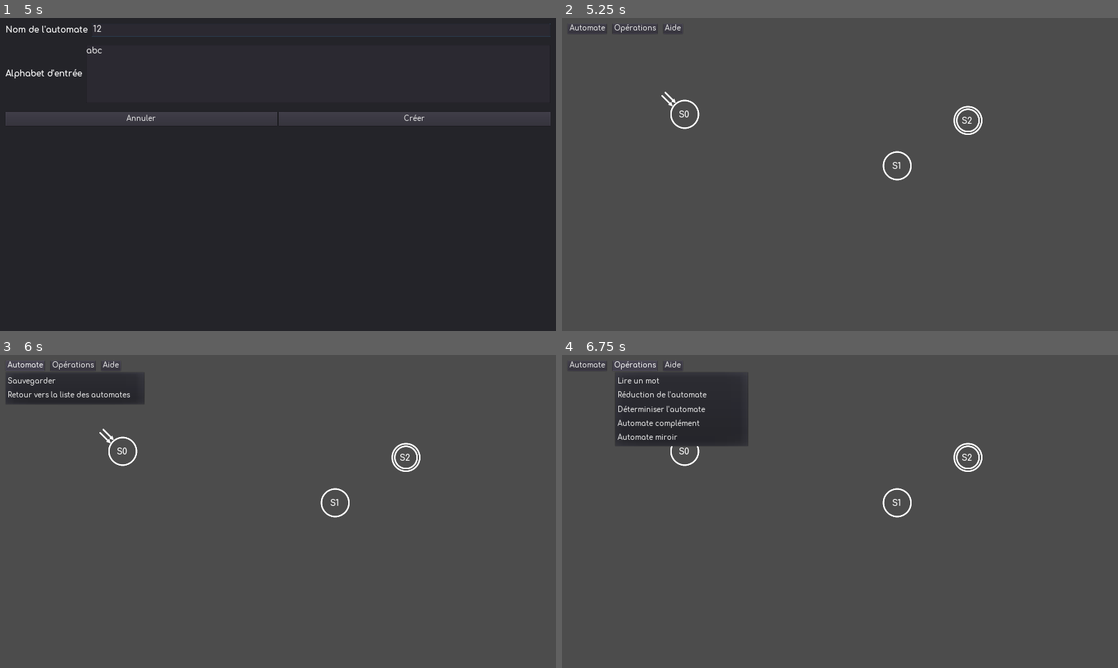
Above: before the commit, frames 1-4 (two rows, left to right).
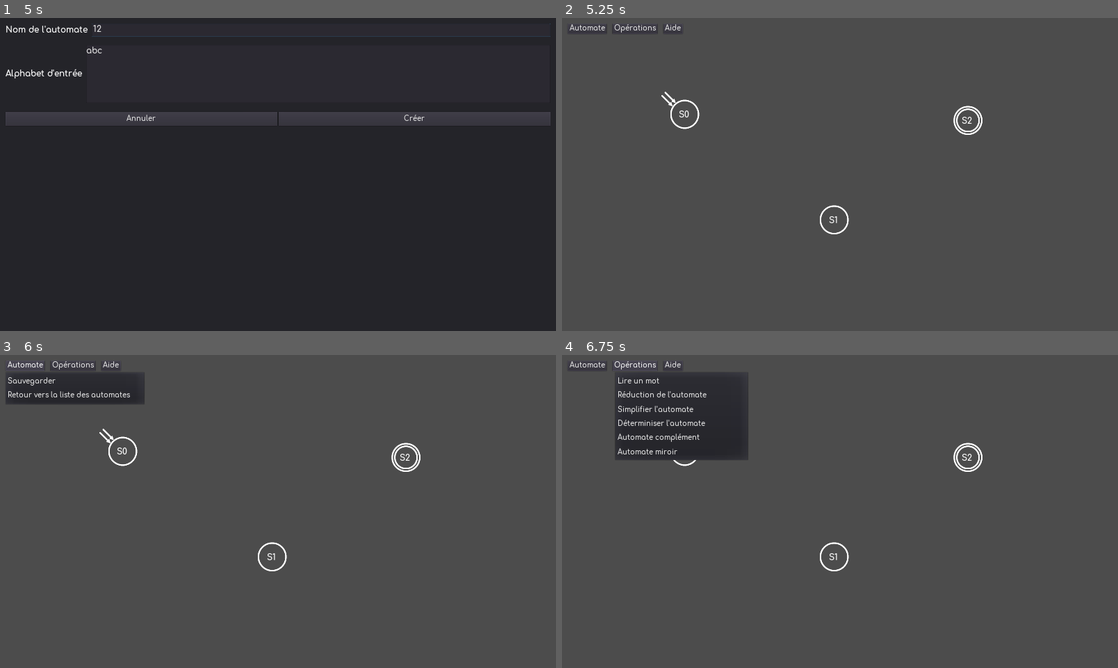
Above: after the commit, the same moments.

Repository: RedaMorsli/Automates
Game: Godot game, scene res://src/activities/MainMenu.tscn
The game is run twice, just before and just after one commit, with the same random seed, the same clock (stepped at 60 frames per second) and the same inputs.
Inputs (mouse positions are in pixels of both pictures, inside the frame that each line leads up to):
- Up to frame 1 (5 s): click (544, 33) at 0.5 s; click (322, 30) at 1.27 s; type "12" at 1.35 s; click "Nom de l'automate'" at 2 s; click "Editer" at 2.75 s; click "Annuler" at 3.5 s; click (544, 33) at 4.25 s
- Up to frame 2 (5.25 s): click "Créer" at 5 s
- Up to frame 3 (6 s): click "Automate" at 5.75 s
- Up to frame 4 (6.75 s): click "Opérations" at 6.5 s

Frame 1 is identical in both runs. In frame 2, 0.2% of the frame differs, in the area x 46-63%, y 42-70%; in frame 3, 0.2%; in frame 4, 1.6%, in the area x 9-63%, y 16-70%.

Commit message:
Added simplify function

Diff:
--- a/src/activities/EditActivitye.gd
+++ b/src/activities/EditActivitye.gd
@@ -1,5 +1,7 @@
 extends Node
 
+var Etat = preload("res://src/entities/Etat.tscn")
+var Instruction = preload("res://src/entities/Instruction.tscn")
 var rejected = []
 
 func _ready():
@@ -13,6 +15,48 @@
 
 func is_coaccessible(etat):
 	return _is_etat_coaccessible(etat, etat)
+
+func smiplifier():
+	var instructions = $Automate/Instructions.get_children()
+	for ins in instructions:
+		if decomposer(ins):
+			ins.queue_free()
+
+func decomposer(instrcution):
+	var delete_ins = true
+	for word in instrcution.mot_lu:
+		if word.length() > 1:
+			var new_etats = []
+			var new_ins = []
+			for i in range(word.length()):
+				var c = word[i]
+				var inc = Instruction.instance()
+				inc.mot_lu = c
+				if i == 0:
+					inc.etat_debut = instrcution.etat_debut
+				if i == (word.length() - 1):
+					inc.etat_fin = instrcution.etat_fin
+				new_ins.append(inc)
+			for i in range(word.length() - 1):
+				var etat = Etat.instance()
+				etat.nom = word[i] + word[i+1]
+				new_etats.append(etat)
+			var i = 0
+			for ins in new_ins:
+				if ins.etat_debut == null:
+					ins.etat_debut = new_etats[i]
+					if ins.etat_fin == null:
+						ins.etat_fin = new_etats[i+1]
+				else:
+					ins.etat_fin = new_etats[i]
+			#debug
+			for etat in new_etats:
+				print(etat.nom)
+			for ins in new_ins:
+				print(ins.etat_debut, ins.mot_lu, ins.etat_fin)
+		else:
+			delete_ins = false
+	pass
 
 func _is_etat_accessible(etat_initial, etat):
 	if etat.initial:
@@ -107,3 +151,5 @@
 					var child = $GUI/ReductionDialog/MarginContainer/Tree.create_item(etats_non_coacc)
 					child.set_text(0, etat.nom)
 			$GUI/ReductionDialog.popup_centered_ratio(0.4)
+		2:#simplifier
+			smiplifier()
--- a/src/activities/EditAutomate.gd
+++ b/src/activities/EditAutomate.gd
@@ -1,4 +1,7 @@
 extends Node2D
+
+export var is_camera_control_enabeled : bool
+var start_drag_position
 
 var Etat = preload("res://src/entities/Etat.tscn")
 var Instruction = preload("res://src/entities/Instruction.tscn")
@@ -18,7 +21,25 @@
 		last_right_click_position = get_global_mouse_position()
 		$Popups/PopupMenuVoid.rect_position = get_global_mouse_position()
 		$Popups/PopupMenuVoid.popup()
+	#if Input.is_action_just_pressed("ui_middle_mouse"):
+		#start_drag_position = get_global_mouse_position()
+	#if Input.is_action_pressed("ui_middle_mouse"):
+		#$Etats.position -= (start_drag_position - get_global_mouse_position())
+		#$Instructions.position -= start_drag_position - get_global_mouse_position()
 
+func _inputt(event):
+	if event is InputEventMouseButton:
+		if event.is_pressed():
+			# zoom in
+			if event.button_index == BUTTON_WHEEL_UP:
+				if ($Etats.scale.x <= 3) and is_camera_control_enabeled:
+					$Etats.scale += Vector2(0.1, 0.1)
+					$Instructions.scale += Vector2(0.1, 0.1)
+			# zoom out
+			if event.button_index == BUTTON_WHEEL_DOWN:
+				if ($Etats.scale.x >= 0.5) and is_camera_control_enabeled:
+					$Etats.scale -= Vector2(0.1, 0.1)
+					$Instructions.scale -= Vector2(0.1, 0.1)
 
 func _on_Etat_right_click_etat(etat):
 	etat_popup_opened = true
@@ -107,7 +128,6 @@
 func _on_right_click_instruction(instruction):
 	etat_popup_opened = true
 	last_instruction_clicked = instruction
-	print(last_instruction_clicked.etat_debut.nom, last_instruction_clicked.etat_fin.nom)
 	$Popups/PopupMenuInstruction.rect_position = get_global_mouse_position()
 	$Popups/PopupMenuInstruction.popup()
 
--- a/src/activities/EditAutomate.tscn
+++ b/src/activities/EditAutomate.tscn
@@ -16,6 +16,7 @@
 
 [node name="Automate" type="Node2D" parent="."]
 script = ExtResource( 4 )
+is_camera_control_enabeled = true
 
 [node name="Instructions" type="Node2D" parent="Automate"]
 
@@ -27,7 +28,7 @@
 initial = true
 
 [node name="Etat2" parent="Automate/Etats" instance=ExtResource( 1 )]
-position = Vector2( 1157.52, 509.994 )
+position = Vector2( 939.879, 696.543 )
 nom = "S1"
 
 [node name="Etat3" parent="Automate/Etats" instance=ExtResource( 1 )]
@@ -308,7 +309,7 @@
 custom_fonts/font = ExtResource( 5 )
 custom_constants/vseparation = 20
 custom_constants/hseparation = 20
-items = [ "Lire un mot", null, 0, false, false, 0, 0, null, "", false, "Réduction de l'automate", null, 0, false, false, 1, 0, null, "", false, "Déterminiser l'automate", null, 0, false, false, 2, 0, null, "", false, "Automate complément", null, 0, false, false, 3, 0, null, "", false, "Automate miroir", null, 0, false, false, 4, 0, null, "", false ]
+items = [ "Lire un mot", null, 0, false, false, 0, 0, null, "", false, "Réduction de l'automate", null, 0, false, false, 1, 0, null, "", false, "Simplifier l'automate", null, 0, false, false, 2, 0, null, "", false, "Déterminiser l'automate", null, 0, false, false, 3, 0, null, "", false, "Automate complément", null, 0, false, false, 4, 0, null, "", false, "Automate miroir", null, 0, false, false, 5, 0, null, "", false ]
 __meta__ = {
 "_edit_use_anchors_": false
 }
--- a/src/entities/Instruction.gd
+++ b/src/entities/Instruction.gd
@@ -24,15 +24,15 @@
 	var end = etat_fin.position
 	var start_angle = atan2(start.y - center.y, start.x - center.x)
 	var end_angle = atan2(end.y - center.y, end.x - center.x)
-	var start_inverse = atan2(start.x - center.x, start.y - center.y)
-	var end_iverse = atan2(end.x - center.x, end.y - center.y)
+	var start_inverse = 45
+	var end_iverse = 135
 	var radius = etat_debut.position.distance_to(center)
 
 	#draw link
 	draw_line(etat_debut.position, $Arrow.position, Color(1, 1, 1, 1), 10)
 	draw_line($Arrow.position, etat_fin.position, Color(1, 1, 1, 1), 10)
 	#if inverse:
-		#draw_arc(center, radius, end_angle, start_angle, 32, Color(1, 1, 1, 1), 10)
+		#draw_arc(center, radius, end_iverse, start_inverse, 32, Color(1, 1, 1, 1), 10)
 	#else:
 		#draw_arc(center, radius, start_angle, end_angle, 32, Color(1, 1, 1, 1), 10)
 
@@ -55,6 +55,8 @@
 		if (drag) and (Input.is_action_pressed("click")):
 			$Arrow.move_and_slide((get_global_mouse_position() - $Arrow.position) * 50)
 
+func get_position():
+	return $Arrow.position
 
 func _on_Arrow_input_event(viewport, event, shape_idx):
 	if event is InputEventMouseButton:
Not shown: 3 places in src/entities/Etat.tscn that only renumber resources
